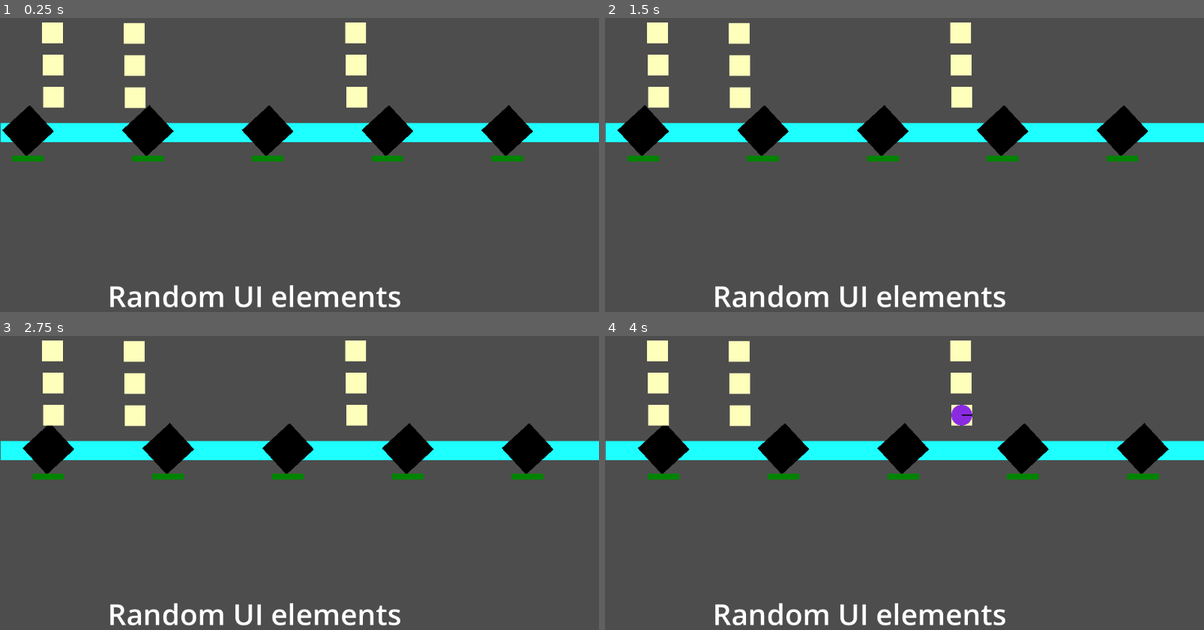
Above: before the commit, frames 1-4 (two rows, left to right).
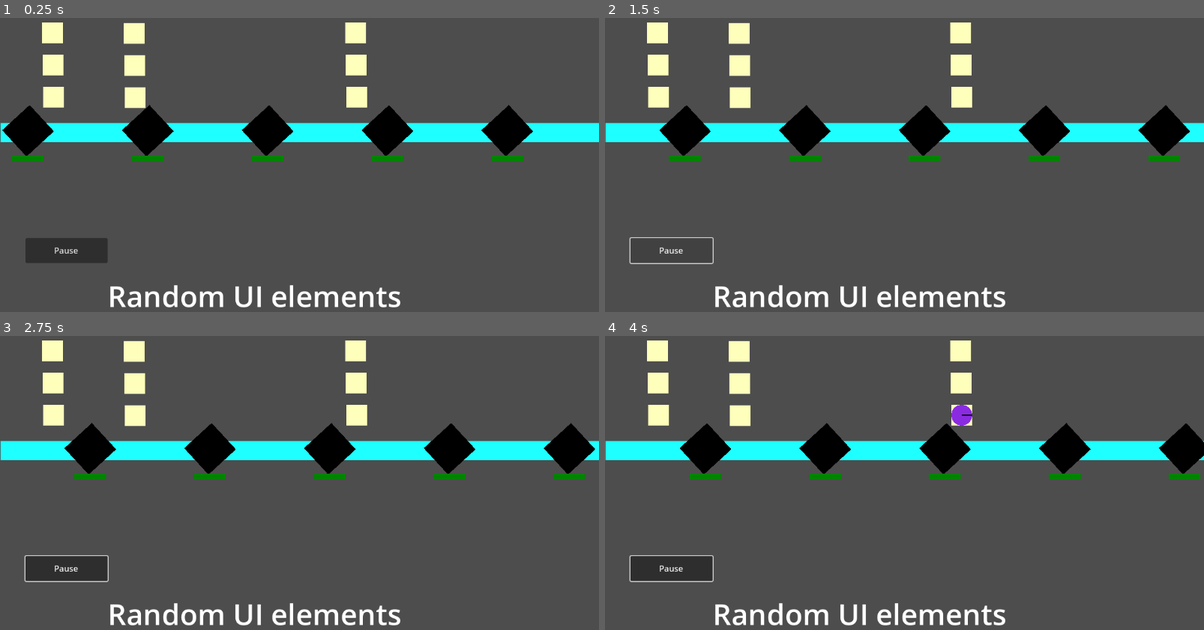
Above: after the commit, the same moments.

Repository: levyy7/Phantom-Frequencies
Game: Godot game, scene res://main_scene.tscn
The game is run twice, just before and just after one commit, with the same random seed, the same clock (stepped at 60 frames per second) and the same inputs. This scene is started directly instead of the project's main scene.
Inputs (mouse positions are in pixels of both pictures, inside the frame that each line leads up to):
- Up to frame 1 (0.25 s): no input
- Up to frame 2 (1.5 s): click (670, 250) at 0.5 s, where only the run after the commit has a clickable "Pause"; click (670, 250) at 1.25 s, where only the run after the commit has a clickable "Resume"
- Up to frame 3 (2.75 s): move the mouse to (431, 471) at 2.02 s; click (431, 471) at 2.17 s
- Up to frame 4 (4 s): move the mouse to (784, 503) at 2.77 s; click (784, 503) at 2.92 s; move the mouse to (964, 415) at 3.52 s; click (964, 415) at 3.67 s

The runs differ from the first frame. In frame 1, 1.1% of the frame differs, in the area x 4-18%, y 74-84%; in frame 2, 8.7%; in frame 3, 9.7%, in the area x 3-100%, y 29-84%; in frame 4, 9.7%.

Commit message:
implement pausing

Diff:
--- a/TowerSlot.tscn
+++ b/TowerSlot.tscn
@@ -9,6 +9,7 @@
 script = ExtResource("1_elfc6")
 
 [node name="Control" type="Control" parent="."]
+process_mode = 3
 layout_mode = 1
 anchors_preset = 15
 anchor_right = 1.0
--- a/TowerSlotGroup.tscn
+++ b/TowerSlotGroup.tscn
@@ -3,7 +3,7 @@
 [ext_resource type="Script" path="res://tower_slot_group.gd" id="1_73tln"]
 [ext_resource type="PackedScene" uid="uid://cncrfmerlkfbf" path="res://TowerSlot.tscn" id="1_qdg76"]
 
-[node name="Node2D" type="Node2D"]
+[node name="Node2D" type="Node2D" groups=["pausable"]]
 script = ExtResource("1_73tln")
 
 [node name="TowerSlot3" parent="." instance=ExtResource("1_qdg76")]
--- a/main_scene.gd
+++ b/main_scene.gd
@@ -3,7 +3,22 @@
 
 @onready var targeting: EnemyList = $Track/EnemyList
 
-# Called when the node enters the scene tree for the first time.
+
+func _on_paused():
+	$SlotGroup1.get_tree().paused = true
+	$"UI frame/PauseButton".text = "Resume"
+	#for child in get_children():
+		#if child.is_in_group("pausable"):
+			#print("Setting", child, "paused")
+			#child.get_tree().paused = true
+
+func _on_unpaused():
+	$"UI frame/PauseButton".text = "Pause"
+
+	for child in get_children():
+		if child.is_in_group("pausable"):
+			child.get_tree().paused = false
+
 func _ready() -> void:
 	var tower_slots = find_children("*", "TowerSlotGroup", false)
 
@@ -14,3 +29,11 @@
 # Called every frame. 'delta' is the elapsed time since the previous frame.
 func _process(delta: float) -> void:
 	pass
+
+
+func _on_pause_button_toggled(toggled_on: bool) -> void:
+	print(toggled_on)
+	if toggled_on:
+		_on_paused()
+	else:
+		_on_unpaused()
--- a/main_scene.tscn
+++ b/main_scene.tscn
@@ -39,3 +39,15 @@
 theme_override_font_sizes/normal_font_size = 56
 text = "Random UI elements"
 tab_size = 5
+
+[node name="PauseButton" type="Button" parent="UI frame"]
+process_mode = 3
+layout_mode = 0
+offset_left = 47.0
+offset_top = 19.0
+offset_right = 205.0
+offset_bottom = 67.0
+toggle_mode = true
+text = "Pause"
+
+[connection signal="toggled" from="UI frame/PauseButton" to="." method="_on_pause_button_toggled"]
--- a/project.godot
+++ b/project.godot
@@ -14,3 +14,7 @@
 run/main_scene="res://Shooter.tscn"
 config/features=PackedStringArray("4.3", "Forward Plus")
 config/icon="res://icon.svg"
+
+[global_group]
+
+pausable=""
--- a/track/Track.tscn
+++ b/track/Track.tscn
@@ -22,7 +22,7 @@
 color = Color(0.117647, 1, 1, 1)
 script = ExtResource("1_xgybf")
 
-[node name="EnemyList" type="Node2D" parent="."]
+[node name="EnemyList" type="Node2D" parent="." groups=["pausable"]]
 script = ExtResource("1_hpres")
 
 [node name="Enemy6" parent="EnemyList" instance=ExtResource("2_eb2ys")]
